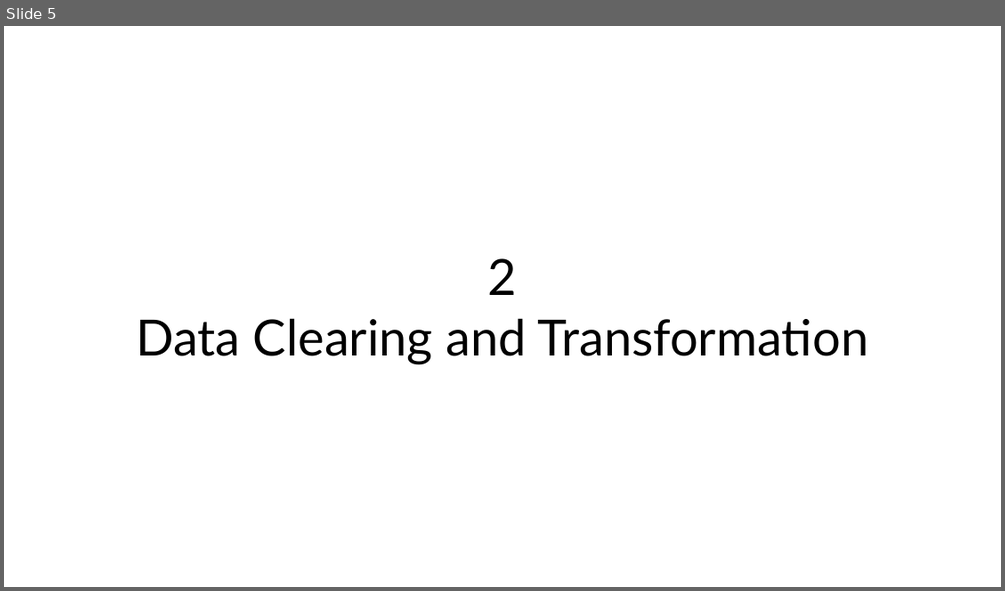
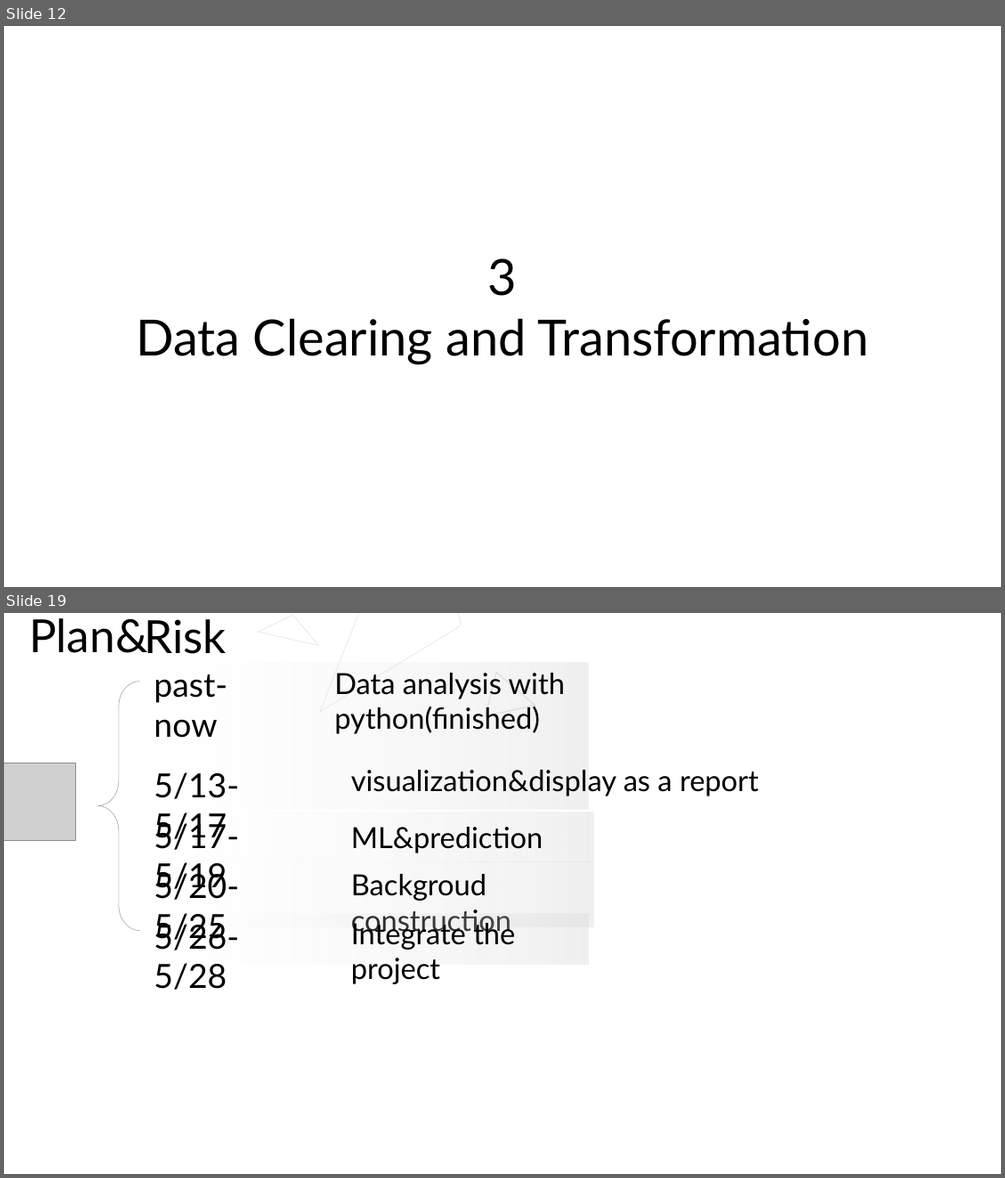
Before and after one commit to SilentStars/TEDTalksDataMining, a slide deck: Documents/Documents&Slides/ElaborationStep.pptx. Shown one above the other, each under a label of ours: slide 5 before the commit, slides 12 and 19 after it; the slides between them are not shown. The pictures are 1005x591 and 1005x1178 pixels, drawn with LibreOffice and Linux fonts; fonts in the diff are those of the drawing; grey boxes stand for pictures. Boxes give left, top, right and bottom in pixels: in the first picture for what was removed or moved away, otherwise in the second. Text is boxed around its words. In the diff, an @@ line names an element or a change of style, - is before the commit and + after.

```diff
--- a/Documents/Documents&Slides/ElaborationStep.pptx
+++ b/Documents/Documents&Slides/ElaborationStep.pptx
@@ slide 19 added at (4,613,1001,1174), background #FFFFFF @@
@@ text added at (29,618,147,653), 44 pt, text #000000 @@
+  Plan&
@@ text added at (145,619,226,654), 44 pt, text #000000 @@
+Risk
@@ group added at (258,613,540,727): 6 lines, 1 triangle @@
@@ rectangle added at (146,663,589,810), fill gradient #D9D9D9 to #F2F2F2 @@
@@ text added at (334,673,565,734), 28 pt, text #000000 @@
+Data analysis with python(finished)
@@ picture added at (4,763,76,840) @@
@@ text added at (351,770,759,796), 28 pt, text #000000 @@
+visualization&display as a report
@@ rectangle added at (152,811,594,862), fill gradient #D9D9D9 to #F2F2F2 @@
@@ text added at (351,827,543,853), 28 pt, text #000000 @@
+ML&prediction
@@ rectangle added at (146,862,594,926), fill gradient #D9D9D9 to #F2F2F2 @@
@@ text added at (351,874,511,936), 28 pt, text #000000 @@
+Backgroud construction
@@ rectangle added at (146,914,589,964), fill gradient #D9D9D9 to #F2F2F2 @@
@@ group added at (97,674,239,989): 5 texts, 1 left brace @@
+past-now
+5/13-5/17
+5/17-5/19
+5/20-5/25
+5/26-5/28
@@ text added at (351,918,515,984), 28 pt, text #000000 @@
+Integrate the project
@@ what was slide 5 is now slide 12 @@
@@ slide 12 changed as well @@
@@ text at (488,258,517,296): text changed @@
-2
+3
```
Also in this commit, not shown: 4 other slides changed, 14 other slides added.
